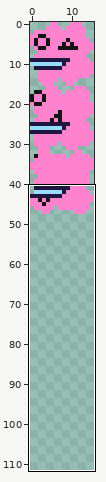
Two versions of one sprite sheet, assets/images/spritesheets/thought-background-pink.png. Above: a wide view before the commit, with the close-up outlined.
Close-up. Before:
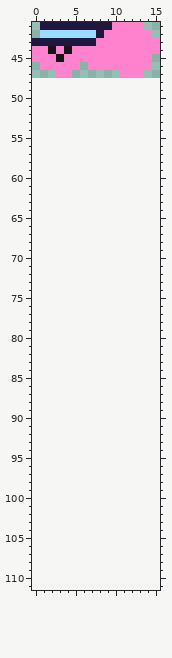
The file is 16x48 pixels. Shown: x 0..15, y 41..111. The old version is drawn lined up with the new one, on the new canvas.
And afterwards:
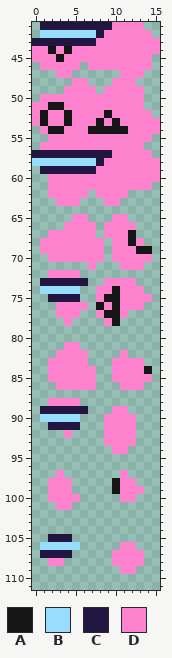
Palette (. is transparent): A #151515  B #98dcff  C #211640  D #ff82ce
Commit: popping thought bubbles
Change:
canvas 16x48 -> 16x112
The edit adds colour A in row 51 at x 2 to 3; in row 52 at x 1, 4 and 9; in row 53 at x 1, 4, 8 and 10; in row 54 at x 2 to 3 and 7 to 11; in rows 67 to 68 at x 12; in row 69 at x 13 to 14.
The edit adds colour A in row 74 at x 10; in row 75 at x 9 to 10; in row 76 at x 8 and 10; in row 77 at x 9 to 10; in row 78 at x 10; in row 84 at x 14.
The edit adds colour A in rows 98 to 99 at x 10.
The edit adds colour B in row 58 at x 0 to 7; in row 74 at x 1 to 5; in row 90 at x 1 to 5; in row 106 at x 1 to 5.
The edit adds colour C in row 57 at x 0 to 9; in row 58 at x 8; in row 59 at x 1 to 7; in row 73 at x 1 to 6; in row 75 at x 2 to 5; in row 89 at x 1 to 6.
The edit adds colour C in row 91 at x 2 to 5; in row 105 at x 2 to 4; in row 107 at x 1 to 4.
The edit adds colour D in row 48 at x 5 to 6 and 10 to 12; in row 49 at x 4 to 7 and 9 to 13; in row 50 at x 1 to 13; in row 51 at x 0 to 1 and 4 to 13; in row 52 at x 0, 2 to 3, 5 to 8 and 10 to 14; in row 53 at x 0, 2 to 3, 5 to 7, 9 and 11 to 15.
The edit adds colour D in row 54 at x 1, 4 to 6 and 12 to 15; in row 55 at x 2 to 14; in row 56 at x 1 to 13; in row 57 at x 10 to 14; in row 58 at x 9 to 15; in row 59 at x 8 to 15.
The edit adds colour D in row 60 at x 2 to 15; in row 61 at x 2 to 14; in row 62 at x 2 to 6 and 8 to 11; in row 63 at x 3 to 5 and 9 to 10; in row 65 at x 5 to 6 and 10 to 11; in row 66 at x 4 to 7 and 9 to 12.
The edit adds colour D in row 67 at x 2 to 7 and 9 to 11; in row 68 at x 1 to 8, 10 to 11 and 13; in row 69 at x 1 to 8 and 10 to 12; in row 70 at x 2 to 8 and 10 to 14; in row 71 at x 7 and 11 to 13; in row 72 at x 2 to 5.
The edit adds colour D in row 73 at x 9 to 12; in row 74 at x 8 to 9 and 11 to 13; in row 75 at x 8 and 11 to 14; in row 76 at x 3 to 6, 9 and 11 to 13; in row 77 at x 3 to 5, 8 and 11; in row 78 at x 4 and 9.
The edit adds colour D in row 81 at x 4 to 5; in row 82 at x 3 to 6 and 11; in row 83 at x 2 to 6 and 10 to 13; in row 84 at x 2 to 7 and 10 to 13; in row 85 at x 2 to 7 and 10 to 14; in row 86 at x 3 to 7 and 11 to 13.
The edit adds colour D in row 88 at x 2 to 5; in row 89 at x 10 to 11; in rows 90 to 91 at x 9 to 12; in row 92 at x 4 and 9 to 12; in row 93 at x 9 to 12; in row 94 at x 10 to 11.
The edit adds colour D in row 97 at x 3 and 11; in row 98 at x 2 to 4 and 11 to 12; in row 99 at x 2 to 4 and 11 to 13; in row 100 at x 2 to 5 and 11 to 12; in row 101 at x 3 to 4; in row 106 at x 11 to 12.
The edit adds colour D in row 107 at x 10 to 13; in row 108 at x 2 to 3 and 10 to 13; in row 109 at x 11 to 12.
Boxes around the changes in both close-ups, in picture pixels (x1, y1, x2, y2):
added: (32, 78, 160, 574)
